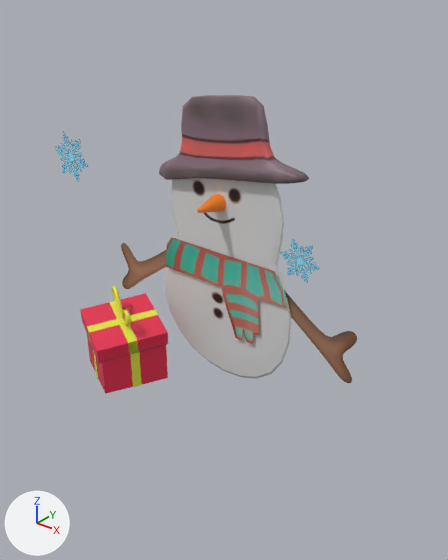
Before and after pictures for a commit that changed the glTF model models/bonecoNeve.glb.
The view is the same before and after, from a camera (50 mm lens) standing at (2.05, -2.71, 1.26) and looking at (-0.04, -0.09, -0.36). The lights are fixed; the arrows at lower left show +X, +Y and +Z. Where no turn or scale is listed for an object, it has been applied to the vertices.

The scene before the commit, as lines of its bpy script (objects in view):
```python
ob_braco = bpy.data.objects.new('braco', me_plane_012)
ob_braco.location = (0.007, -0.008, -0.203)
ob_braco_001 = bpy.data.objects.new('braco.001', me_plane_013)
ob_braco_001.location = (0.007, 0.002, -0.233)
ob_chale = bpy.data.objects.new('chale', me_plane_011)
ob_chale.location = (0.013, 0.085, -0.191)
ob_chapeu_002 = bpy.data.objects.new('chapeu.002', me_plane_017)
ob_chapeu_002.location = (-0.052, -0.138, 0.38)
ob_estrela3_001 = bpy.data.objects.new('estrela3.001', me_plane_001)
ob_estrela3_001.location = (-1.025, -0.356, 0.279)
ob_plane_003 = bpy.data.objects.new('Plane.003', me_plane_018)
ob_plane_003.location = (0.089, -0.147, -0.597)
# also in view: 'estrela3.002' at (0.64, -0.36, 0.05); 'Cube' at (-0.5, -0.49, -0.82); 'Cube.001' at (-0.5, -0.51, -0.59)
```
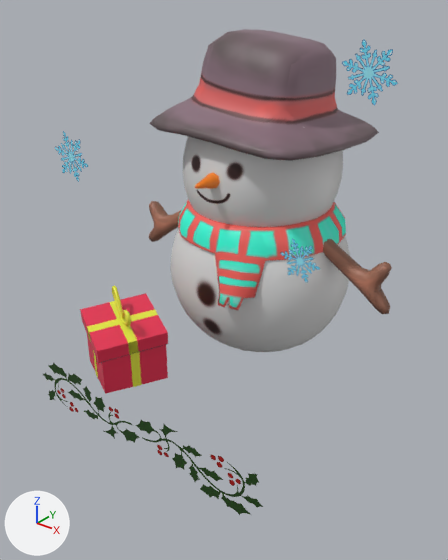
What differs and where, as boxes (x1, y1, x2, y2) in the pictures (448 x 560 px):
'chapeu.001', added
    after: (150, 29, 379, 161)
'Plane.003', deleted
    before: (165, 178, 291, 379)
'corpo', added
    after: (170, 229, 350, 352)
'cabeca', added
    after: (183, 137, 343, 227)
'chapeu.002', deleted
    before: (159, 95, 309, 184)
'chale.001', added
    after: (178, 200, 346, 310)
'chale', deleted
    before: (166, 237, 287, 344)
'ramo', added
    after: (43, 363, 263, 515)
'bracoL', added (brown)
    after: (323, 239, 392, 314)
'braco.001', deleted
    before: (284, 290, 357, 383)
'estrela3.003', added
    after: (342, 39, 398, 105)
'braco', deleted
    before: (121, 243, 166, 289)
'bracoD', added (brown)
    after: (149, 201, 181, 242)

The edits, one by one:
Picture 'ramo' (img_ramo) is new.
Material 'ramo' (mat_ramo) is new.
Uses the picture img_ramo.
Mesh me_cube_013 is new.
It has 89 vertices, 168 faces and spans x -0.557..0.028, y -0.008..0.118, z -0.415..0.042.
It uses material mat_boneconeve (picture img_boneconeve).
Mesh me_plane_004 is new.
It has 235 vertices, 448 faces and spans x -0.542..0.63, y -0.503..0.608, z -0.178..0.42.
It uses material mat_boneconeve (picture img_boneconeve).
Mesh me_cube_009 is new.
It has 154 vertices, 244 faces and spans x -0.533..0.549, y -0.584..0.533, z -0.424..0.011.
It uses material mat_boneconeve (picture img_boneconeve).
Mesh me_cube_006 is new.
It has 89 vertices, 168 faces and spans x -0.032..0.564, y 0.118..0.242, z -0.404..0.035.
It uses material mat_boneconeve (picture img_boneconeve).
Mesh me_cube_004 is new.
It has 361 vertices, 696 faces and spans x -0.474..0.47, y -0.487..0.5, z -0.467..0.497.
It uses material mat_boneconeve (picture img_boneconeve).
Mesh me_cube_003 is new.
It has 361 vertices, 696 faces and spans x -0.592..0.592, y -0.557..0.557, z -0.557..0.471.
It uses material mat_boneconeve (picture img_boneconeve).
Mesh me_plane_003 is new.
It has 4 vertices, 2 faces and spans x -0.161..0.161, y 0.0, z -0.161..0.161.
It uses material mat_floconeve.
Mesh me_plane is new.
It has 4 vertices, 2 faces and spans x -0.89..0.89, y 0.0, z -0.19..0.19.
It uses material mat_ramo.
Object 'Plane.003' (ob_plane_003) is deleted.
Object 'chale' (ob_chale) is deleted.
Object 'braco' (ob_braco) is deleted.
Object 'braco.001' (ob_braco_001) is deleted.
Object 'chapeu.002' (ob_chapeu_002) is deleted.
Object 'bracoD' (ob_bracod) is new; it shows me_cube_013.
Its location is (-0.519, 0.28, -0.088).
Object 'chapeu.001' (ob_chapeu_001) is new; it shows me_plane_004.
Its location is (-0.176, 0.344, 0.578).
Object 'chale.001' (ob_chale_001) is new; it shows me_cube_009.
Its location is (-0.127, 0.344, -0.023).
Object 'bracoL' (ob_bracol) is new; it shows me_cube_006.
Its location is (0.275, 0.155, -0.077).
Object 'cabeca' (ob_cabeca) is new; it shows me_cube_004.
Its location is (-0.114, 0.379, 0.216).
Object 'corpo' (ob_corpo) is new; it shows me_cube_003.
Its location is (-0.114, 0.379, -0.454).
Object 'estrela3.003' (ob_estrela3_003) is new; it shows me_plane_003.
Its location is (0.9, -0.356, 0.93).
Object 'ramo' (ob_ramo) is new; it shows me_plane.
Its location is (-0.064, -0.833, -1.033).
